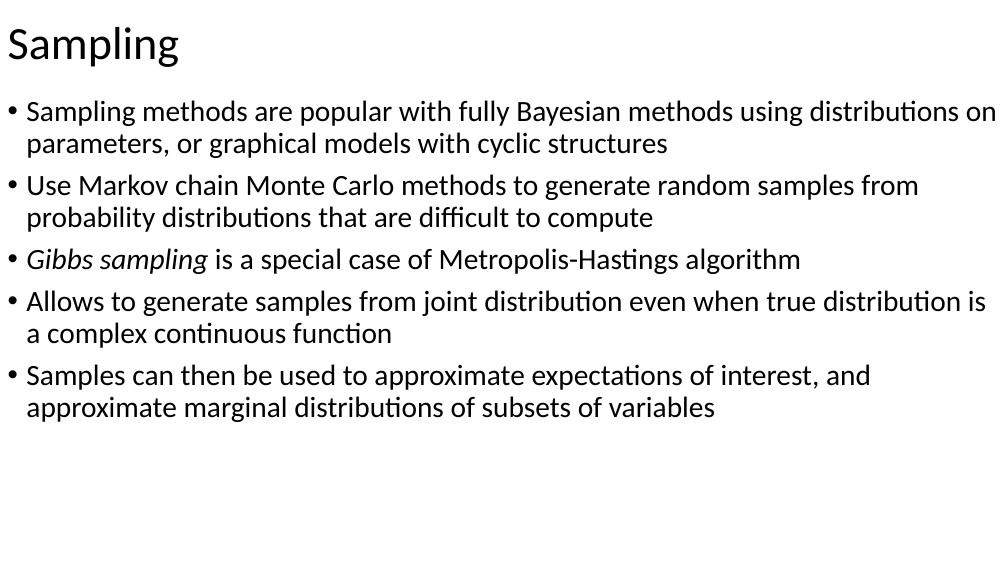
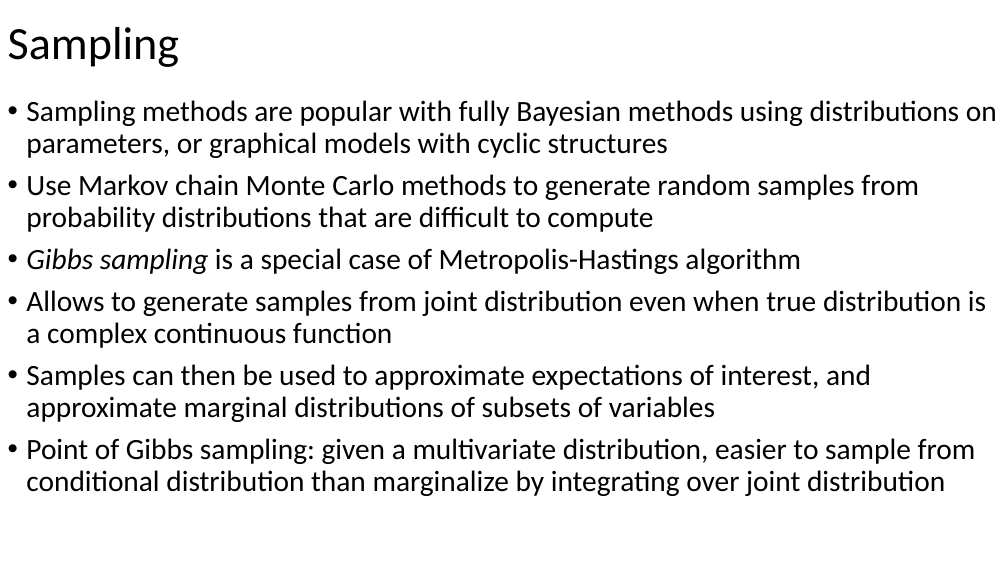
Before and after one commit to russellu/cs405, a slide deck: slide 7 of Lecture_31.pptx (slide 8 before the commit). Drawn at 1008x567 pixels with LibreOffice and Linux fonts; fonts in the diff are those of the drawing. Boxes give left, top, right and bottom in pixels: in the first picture for what was removed or moved away, otherwise in the second. Text is boxed around its words. In the diff, an @@ line names an element or a change of style, - is before the commit and + after.

```diff
--- a/Lecture_31.pptx
+++ b/Lecture_31.pptx
@@ text at box(26, 438, 976, 496): paragraph added @@
+• Point of Gibbs sampling: given a multivariate distribution, easier to sample from conditional distribution than marginalize by integrating over joint distribution
```
Also in this commit, not shown: 7 other slides changed, 1 slide removed, 1 other file.
